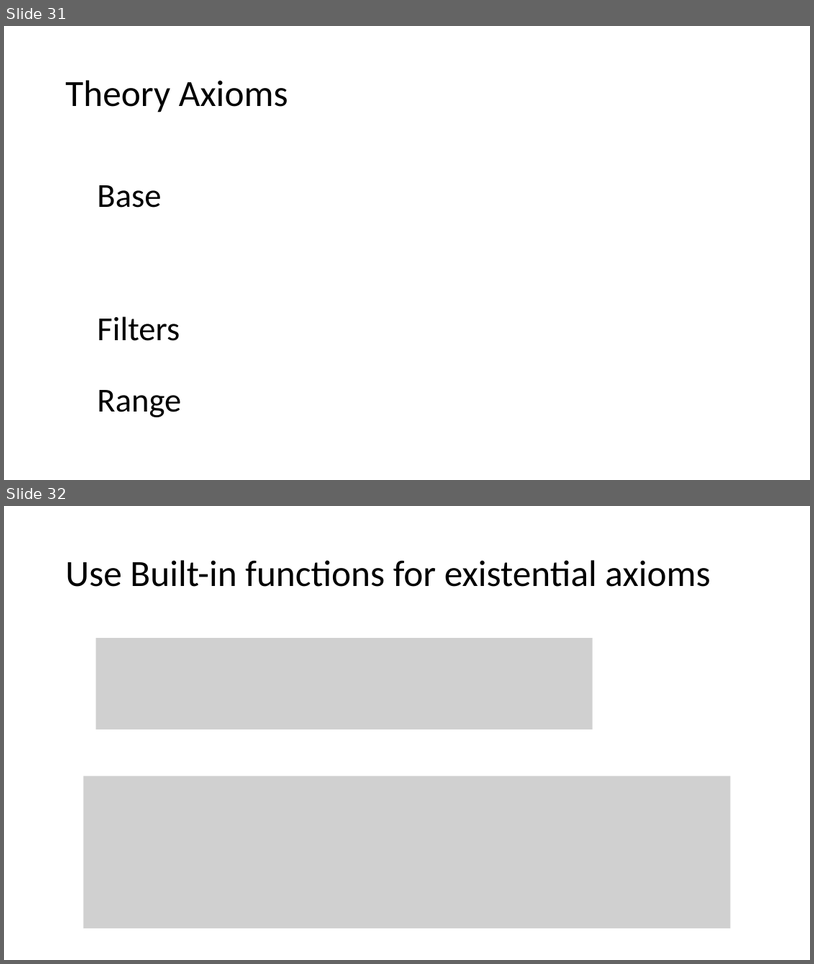
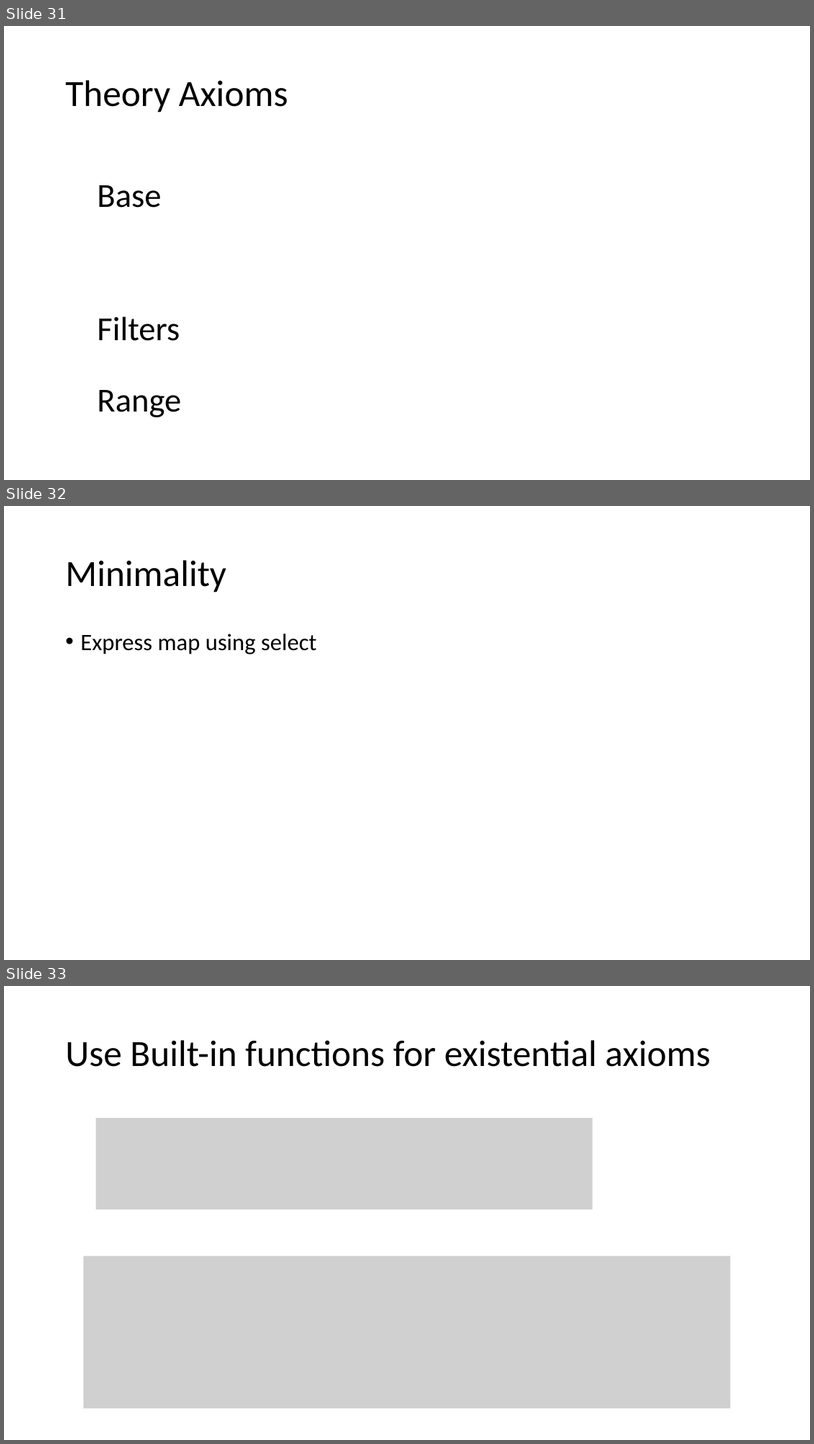
Before and after one commit to Z3Prover/z3prover.github.io, a slide deck: slides/guest-lectures-wien-2025/lecture3-theories.pptx. Shown one above the other, each under a label of ours: slides 31 and 32 before the commit, slides 31, 32 and 33 after it. The pictures are 814x964 and 814x1444 pixels, drawn with LibreOffice and Linux fonts; fonts in the diff are those of the drawing; grey boxes stand for pictures. Boxes give left, top, right and bottom in pixels: in the first picture for what was removed or moved away, otherwise in the second. Text is boxed around its words. In the diff, an @@ line names an element or a change of style, - is before the commit and + after.

Commit message:
update

```diff
--- a/slides/guest-lectures-wien-2025/lecture3-theories.pptx
+++ b/slides/guest-lectures-wien-2025/lecture3-theories.pptx
@@ slide 32 added at (x1=4, y1=506, x2=810, y2=960), background #FFFFFF @@
@@ title added at (x1=65, y1=560, x2=226, y2=592), 44 pt, text #000000 @@
+Minimality
@@ text added at (x1=80, y1=633, x2=316, y2=654), 28 pt, text #000000 @@
+• Express map using select
@@ what was slide 32 is now slide 33 @@
```
